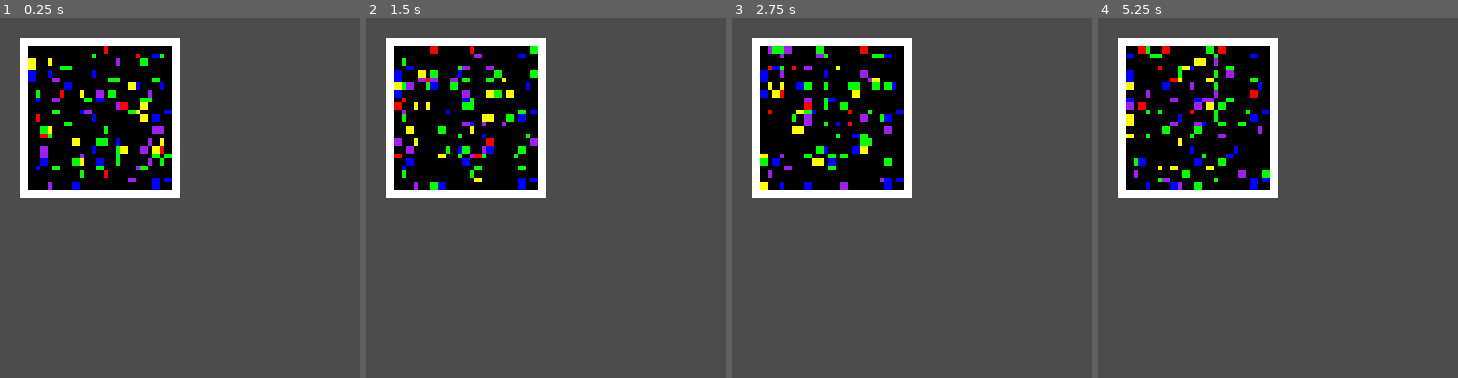
Above: before the commit, frames 1-4 (left to right).
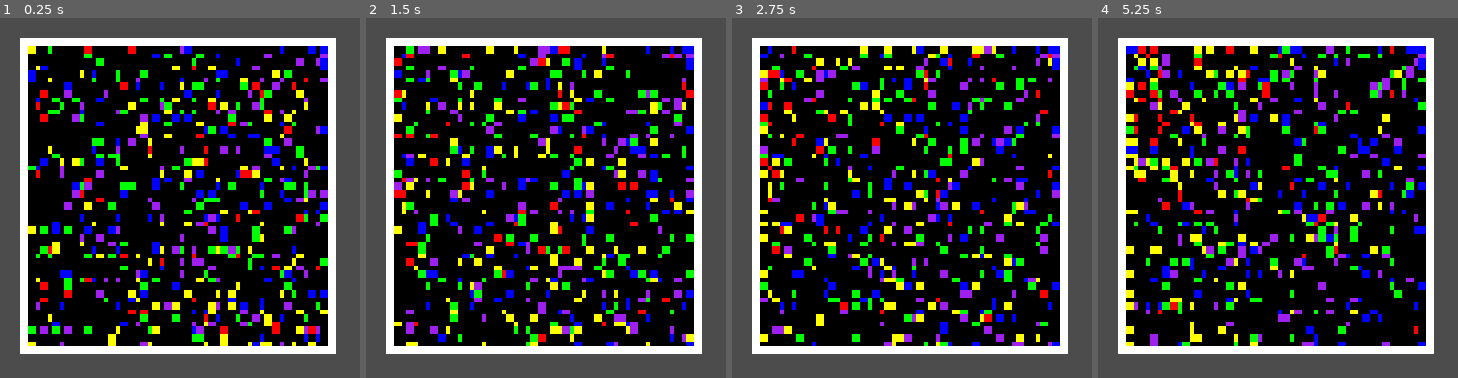
Above: after the commit, the same moments.

Repository: Crimeraaa-S1GMA/ParticlesGodotImplementation
Game: Godot game, scene res://Scenes/Core.tscn
Two runs of this game, one before a commit and one after it. Both use one fixed random seed, a clock stepped at 60 frames per second and the inputs below.
Inputs (mouse positions are in pixels of both pictures, inside the frame that each line leads up to):
- Up to frame 1 (0.25 s): no input
- Up to frame 2 (1.5 s): move the mouse to (outside the picture) at 0.52 s; press the mouse at (outside the picture) at 0.53 s; move the mouse to (outside the picture) at 1.27 s; release the mouse at (outside the picture) at 1.28 s; tap Space (space) at 1.35 s
- Up to frame 3 (2.75 s): move the mouse to (outside the picture) at 2.02 s; press the mouse at (outside the picture) at 2.03 s
- Up to frame 4 (5.25 s): move the mouse to (outside the picture) at 2.77 s; release the mouse at (outside the picture) at 2.78 s; tap Space (space) at 2.85, 4.35 s; move the mouse to (outside the picture) at 3.52 s; press the mouse at (outside the picture) at 3.53 s; move the mouse to (outside the picture) at 4.27 s; release the mouse at (outside the picture) at 4.28 s; move the mouse to (outside the picture) at 5.02 s; press the mouse at (outside the picture) at 5.03 s

The runs differ from the first frame. In frame 1, 63% of the frame differs, in the area x 5-94%, y 5-94%; in frame 2, 64%; in frame 3, 64%; in frame 4, 65%.

Commit message:
djuyfvbnkldngyhjkd;

Diff:
--- a/Scenes/Core.gd
+++ b/Scenes/Core.gd
@@ -6,7 +6,7 @@
 
 var sim_frame : int = 0
 
-var sim_size : Vector2 = Vector2(25, 25)
+var sim_size : Vector2 = Vector2(50, 50)
 
 func _ready():
 	randomize()
--- a/Scenes/Core.tscn
+++ b/Scenes/Core.tscn
@@ -6,7 +6,7 @@
 script = ExtResource( 1 )
 
 [node name="ProcessingTimer" type="Timer" parent="."]
-wait_time = 0.1
+wait_time = 0.05
 autostart = true
 
 [connection signal="timeout" from="ProcessingTimer" to="." method="_on_ProcessingTimer_timeout"]
